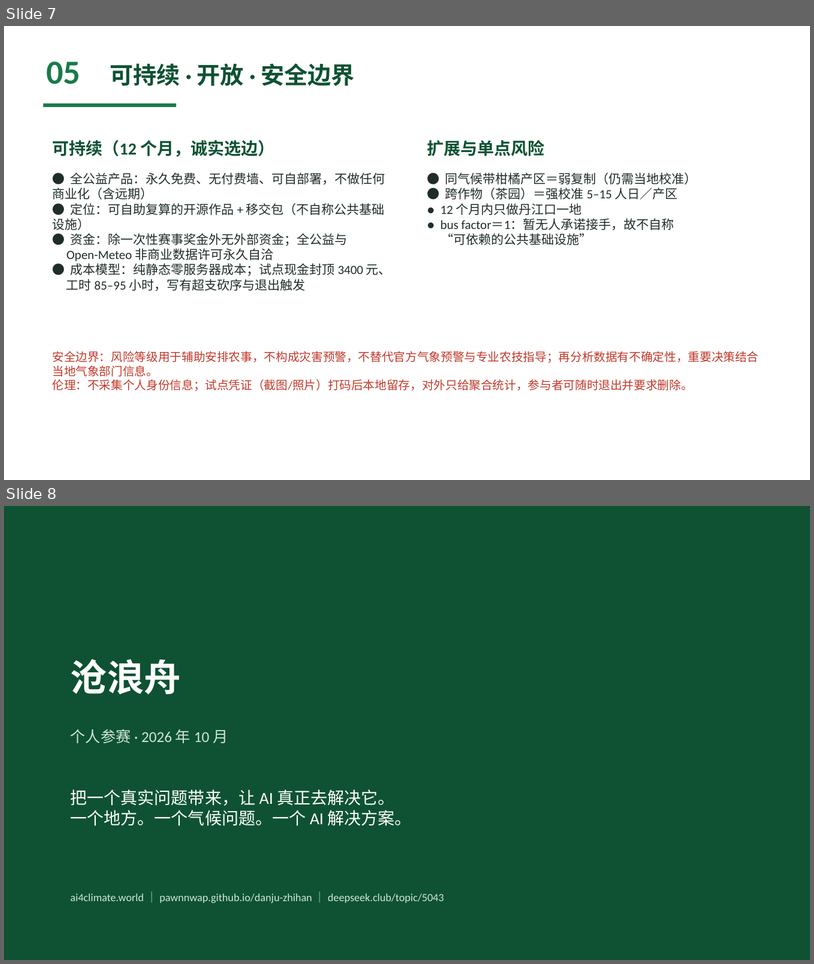
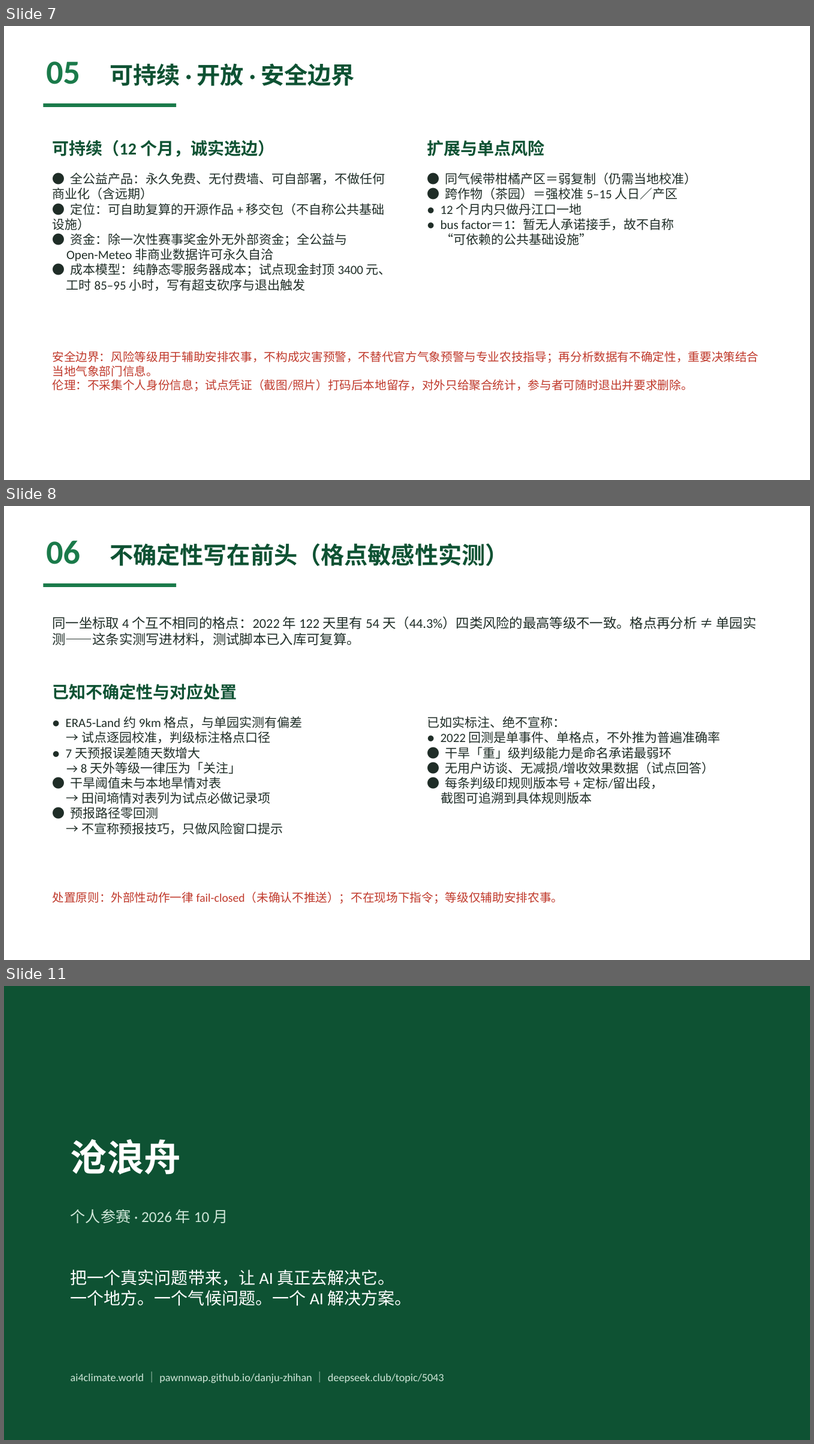
Before and after one commit to Pawnnwap/danju-zhihan, a slide deck: 丹橘知旱-参赛PPT.pptx. Shown one above the other, each under a label of ours: slides 7 and 8 before the commit, slides 7, 8 and 11 after it; the slides between them are not shown. The pictures are 814x964 and 814x1444 pixels, drawn with LibreOffice and Linux fonts; fonts in the diff are those of the drawing. Boxes give left, top, right and bottom in pixels: in the first picture for what was removed or moved away, otherwise in the second. Text is boxed around its words. In the diff, an @@ line names an element or a change of style, - is before the commit and + after.

Commit message:
PPT 从 8 页扩充到 11 页（官方无页数限制，仅 30MB 文件上限）
补齐评审维度覆盖盲区，新增三页全部来自仓库已有可复算材料：
· 06 不确定性写在前头：44.3% 格点敏感性实测 + 四条不确定性与处置 + 证据上限清单；
· 07 传播与公众采用：三张产品截图 + 传播链路 + 公众可验证性（对应评审 15% 维度）；
· 08 90 天试点执行细节：逐周节奏 + 证据规则（防自证）+ 封顶/砍序（对应可测试性）。
LibreOffice 逐页转图目检 11 页全部通过；六道闸门全绿（GATES.json 同步更新）。

```diff
--- a/丹橘知旱-参赛PPT.pptx
+++ b/丹橘知旱-参赛PPT.pptx
@@ slide 8 added at (4,506,810,960), background #FFFFFF @@
@@ text added at (46,540,80,564), 40 pt, text #1A7A4A, bold @@
+06
@@ text added at (110,543,509,566), 28 pt, text #0E5233, bold @@
+不确定性写在前头（格点敏感性实测）
@@ rectangle added at (44,583,176,587), fill #1A7A4A @@
@@ text added at (52,616,757,645), 16 pt, text #1F2D27 @@
+同一坐标取 4 个互不相同的格点：2022 年 122 天里有 54 天（44.3%）四类风险的最高等级不一致。格点再分析 ≠ 单园实测——这条实测写进材料，测试脚本已入库可复算。
@@ text added at (52,684,237,700), 20 pt, text #0E5233, bold @@
+已知不确定性与对应处置
@@ text added at (66,716,303,834), 15 pt, text #1F2D27 @@
+● ERA5-Land 约 9km 格点，与单园实测有偏差
+→ 试点逐园校准，判级标注格点口径
+● 7 天预报误差随天数增大
+→ 8 天外等级一律压为「关注」
+● 干旱阈值未与本地旱情对表
+→ 田间墒情对表列为试点必做记录项
+● 预报路径零回测
+→ 不宣称预报技巧，只做风险窗口提示
@@ text added at (427,716,721,804), 15 pt, text #1F2D27 @@
+已如实标注、绝不宣称：
+● 2022 回测是单事件、单格点，不外推为普遍准确率
+● 干旱「重」级判级能力是命名承诺最弱环
+● 无用户访谈、无减损/增收效果数据（试点回答）
+● 每条判级印规则版本号 + 定标/留出段，
+截图可追溯到具体规则版本
@@ text added at (52,891,564,903), 14 pt, text #C0392B @@
+处置原则：外部性动作一律 fail-closed（未确认不推送）；不在现场下指令；等级仅辅助安排农事。
@@ what was slide 8 is now slide 11 @@
```
Also in this commit, not shown: 2 other slides added, 2 other files.
